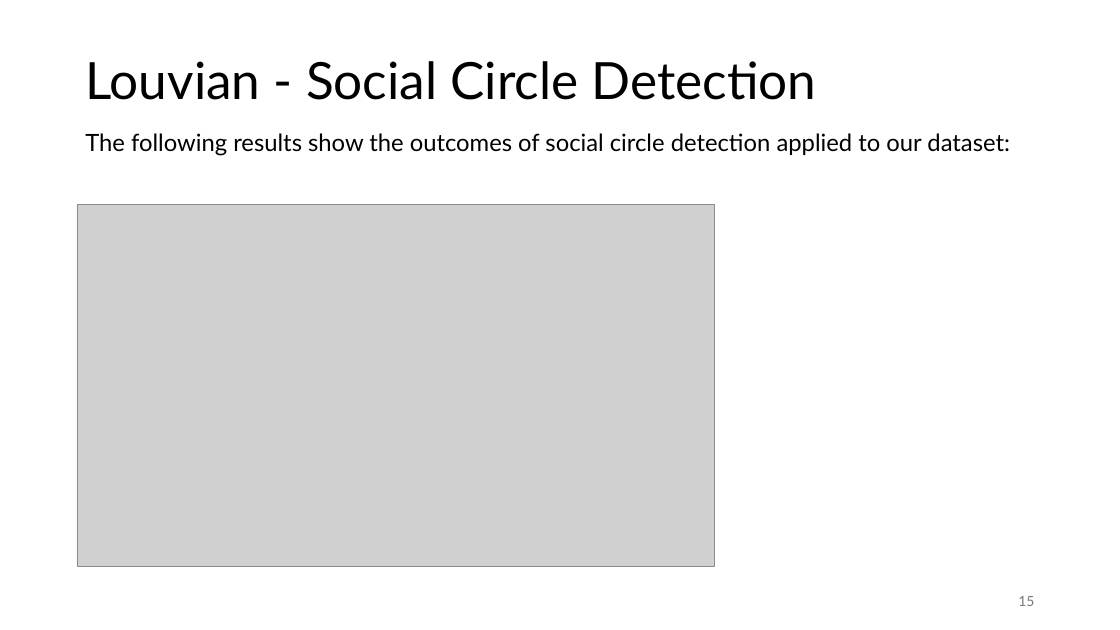
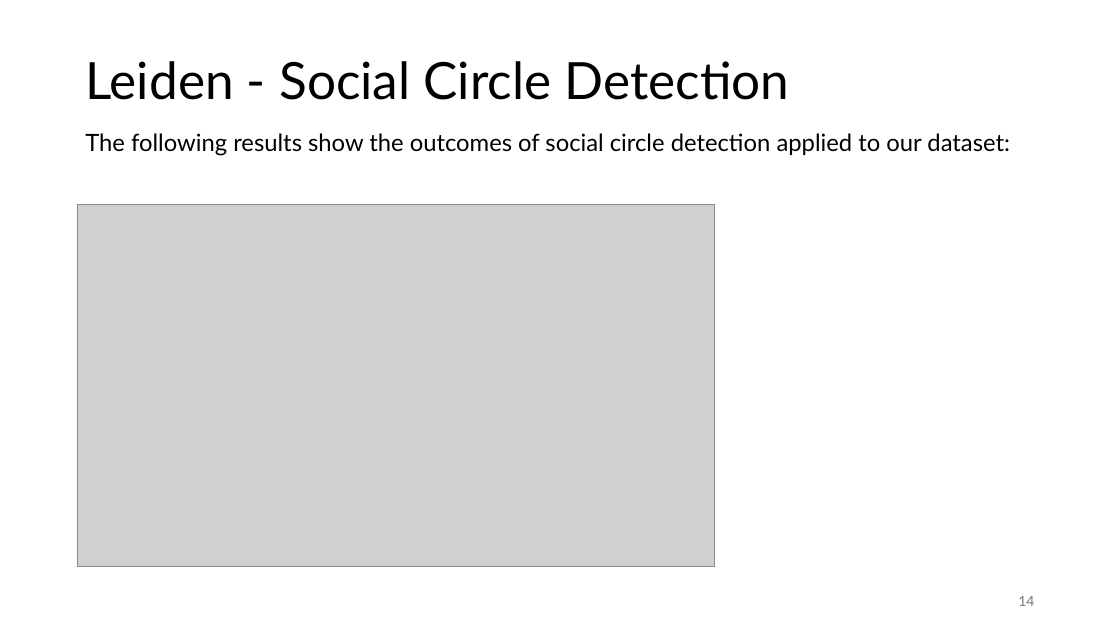
Before and after one commit to jonas-blum/data-mining-1, a slide deck: slide 14 of project/project-presentation-group51.pptx (slide 15 before the commit). Drawn at 1120x630 pixels with LibreOffice and Linux fonts; fonts in the diff are those of the drawing; grey boxes stand for pictures. Boxes give left, top, right and bottom in pixels: in the first picture for what was removed or moved away, otherwise in the second. Text is boxed around its words. In the diff, an @@ line names an element or a change of style, - is before the commit and + after.

```diff
--- a/project/project-presentation-group51.pptx
+++ b/project/project-presentation-group51.pptx
@@ title at (x1=85, y1=61, x2=790, y2=100): text changed @@
-Louvian - Social Circle Detection
+Leiden - Social Circle Detection
@@ page number at (x1=1018, y1=596, x2=1034, y2=606): text changed @@
-15
+14
```
Also in this commit, not shown: 11 other slides changed, 3 slides removed, 6 other files.
